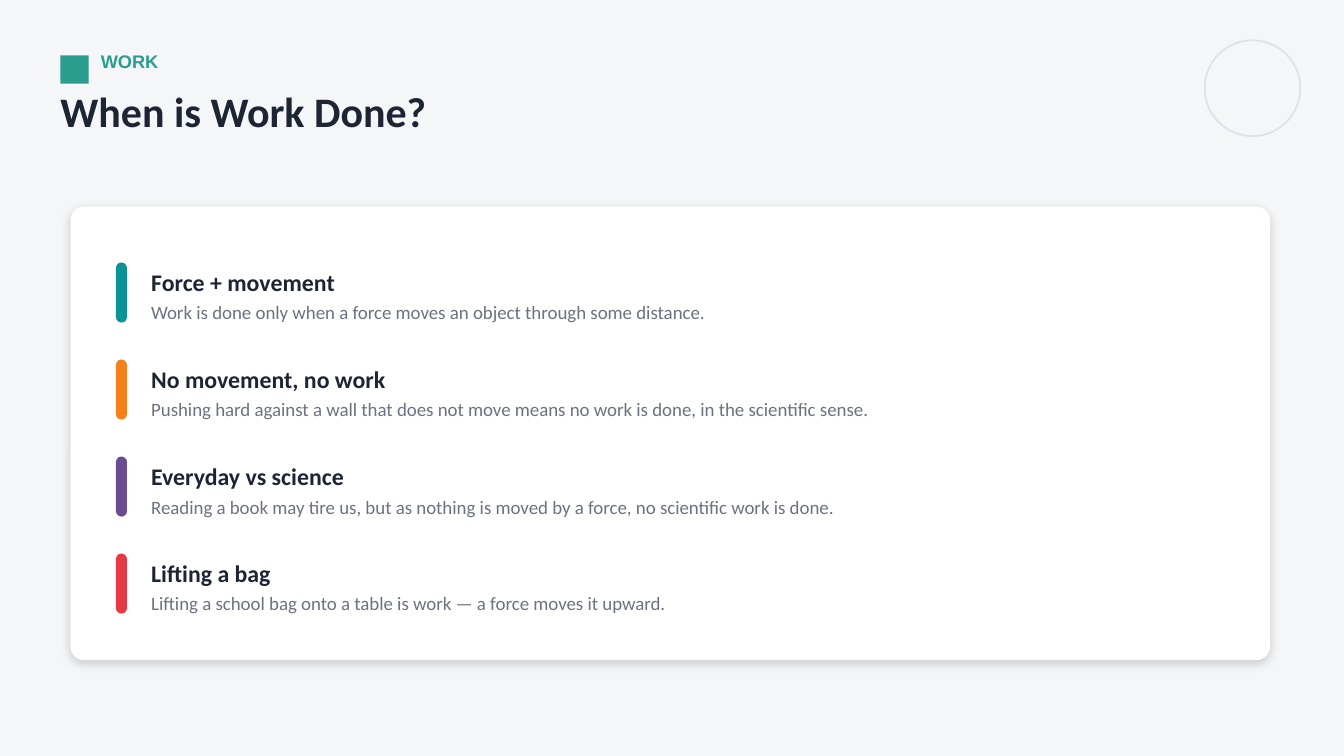
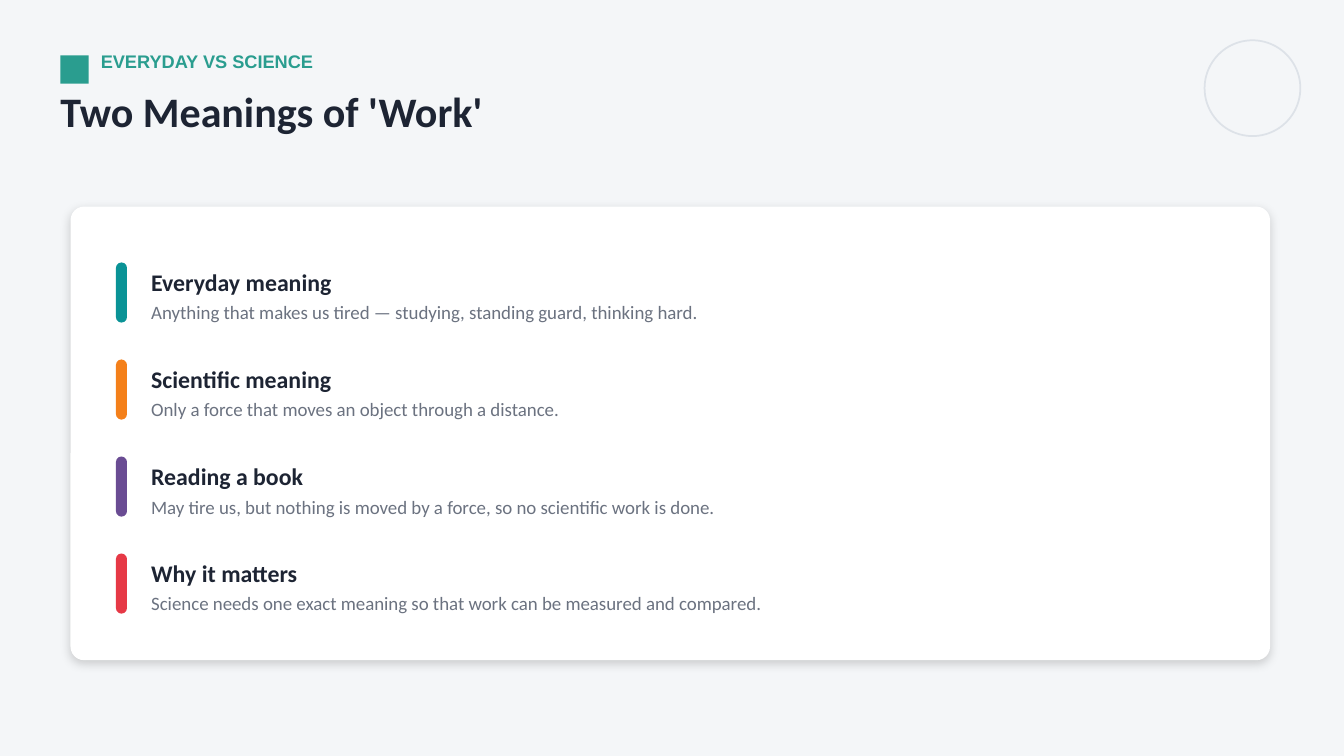
Before and after one commit to parmeshwars2911/MyFirstAR, a slide deck: slide 6 of ppt/MH_Grade06/MH06_S25_Work_and_Energy.pptx (slide 4 before the commit). Drawn at 1344x756 pixels with LibreOffice and Linux fonts; fonts in the diff are those of the drawing. Boxes give left, top, right and bottom in pixels: in the first picture for what was removed or moved away, otherwise in the second. Text is boxed around its words. In the diff, an @@ line names an element or a change of style, - is before the commit and + after.

```diff
--- a/ppt/MH_Grade06/MH06_S25_Work_and_Energy.pptx
+++ b/ppt/MH_Grade06/MH06_S25_Work_and_Energy.pptx
@@ text at [101,55,313,68]: text changed @@
-WORK
+EVERYDAY VS SCIENCE
@@ text at [60,97,482,134]: text changed @@
-When is Work Done?
+Two Meanings of 'Work'
@@ text at [151,274,698,322]: text changed @@
-Force + movement
-Work is done only when a force moves an object through some distance.
+Everyday meaning
+Anything that makes us tired — studying, standing guard, thinking hard.
@@ text at [151,371,558,419]: text changed @@
-No movement, no work
-Pushing hard against a wall that does not move means no work is done, in the scientific sense.
+Scientific meaning
+Only a force that moves an object through a distance.
@@ text at [151,468,714,517]: text changed @@
-Everyday vs science
-Reading a book may tire us, but as nothing is moved by a force, no scientific work is done.
+Reading a book
+May tire us, but nothing is moved by a force, so no scientific work is done.
@@ text at [151,565,761,613]: text changed @@
-Lifting a bag
-Lifting a school bag onto a table is work — a force moves it upward.
+Why it matters
+Science needs one exact meaning so that work can be measured and compared.
```
Also in this commit, not shown: 7 other slides changed, 14 slides added, 6 other files.
